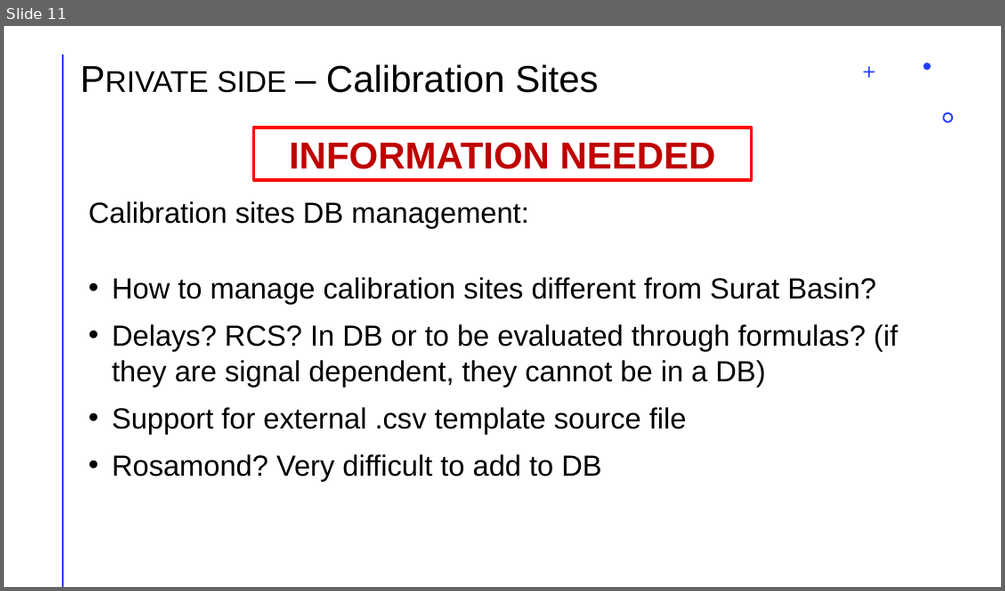
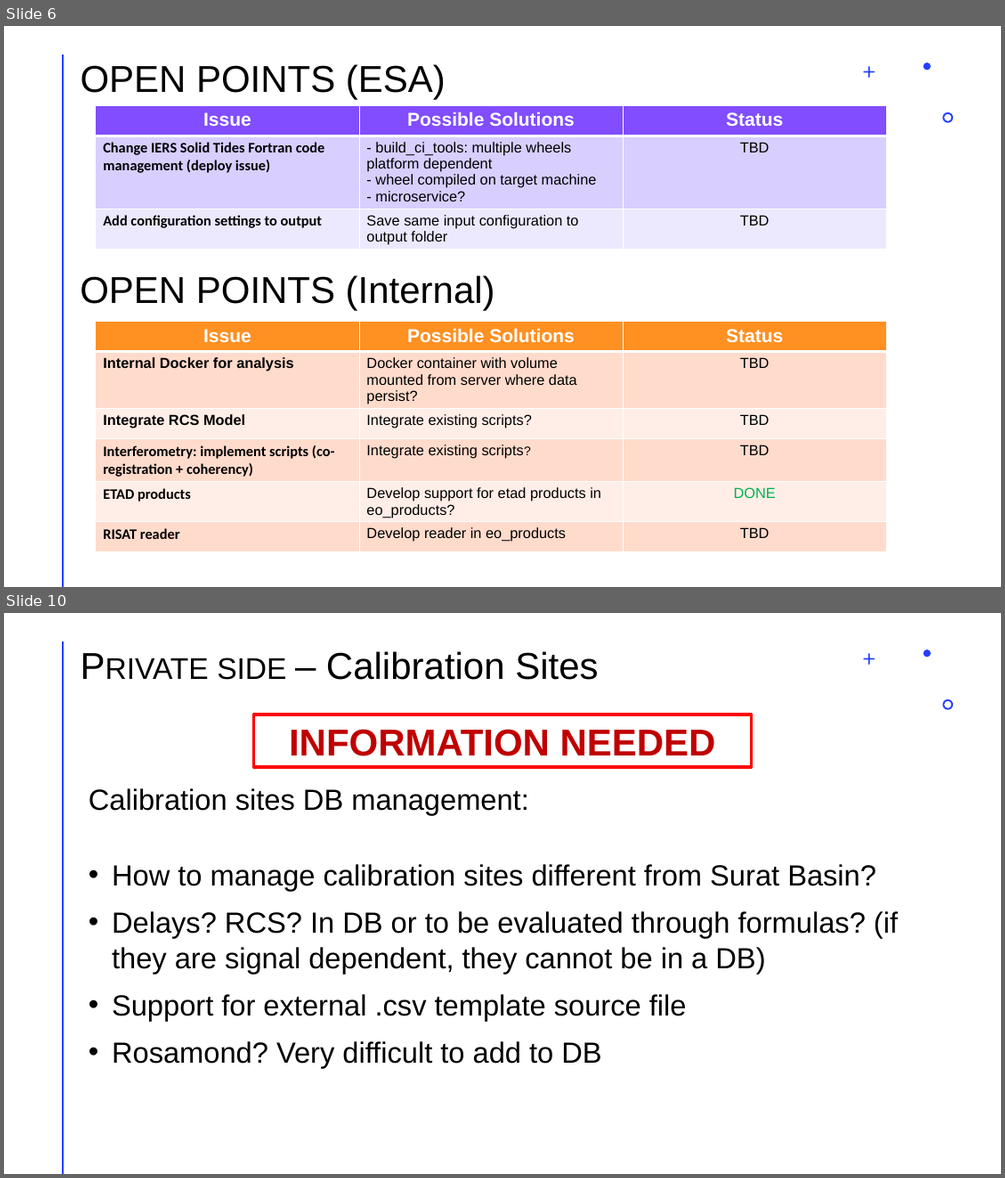
Before and after one commit to aresys-srl/sct, a slide deck: documentation/new_sct_status_update.pptx. Shown one above the other, each under a label of ours: slide 11 before the commit, slides 6 and 10 after it; the slides between them are not shown. The pictures are 1005x591 and 1005x1178 pixels, drawn with LibreOffice and Linux fonts; fonts in the diff are those of the drawing. Boxes give left, top, right and bottom in pixels: in the first picture for what was removed or moved away, otherwise in the second. Text is boxed around its words. In the diff, an @@ line names an element or a change of style, - is before the commit and + after.

Commit message:
release 1.0.0.dev1: radiometric analysis, new format support (novasar-1, iceye)

```diff
--- a/documentation/new_sct_status_update.pptx
+++ b/documentation/new_sct_status_update.pptx
@@ slide 6 added at bbox=[4, 26, 1001, 587], background #FFFFFF; not listed: 4 template elements that a slide beside it also shows @@
@@ title added at bbox=[81, 64, 445, 100], 36 pt, text #000000 @@
+OPEN POINTS (ESA)
@@ table added at bbox=[96, 105, 888, 256], 3 rows, 3 columns @@
+Issue | Possible Solutions | Status
+Change IERS Solid Tides Fortran code management (deploy issue) | - build_ci_tools: multiple wheels platform dependent / - wheel compiled on target machine / - microservice? | TBD
+Add configuration settings to output | Save same input configuration to output folder | TBD
@@ text added at bbox=[80, 275, 495, 311], 36 pt, text #000000 @@
+OPEN POINTS (Internal)
@@ table added at bbox=[96, 321, 888, 557], 6 rows, 3 columns @@
+Issue | Possible Solutions | Status
+Internal Docker for analysis | Docker container with volume mounted from server where data persist? | TBD
+Integrate RCS Model | Integrate existing scripts? | TBD
+Interferometry: implement scripts (co-registration + coherency) | Integrate existing scripts? | TBD
+ETAD products | Develop support for etad products in eo_products? | DONE
+RISAT reader | Develop reader in eo_products | TBD
@@ what was slide 11 is now slide 10 @@
```
Also in this commit, not shown: 8 slides changed, 1 other slide added, 3 slides removed, 45 other files.
